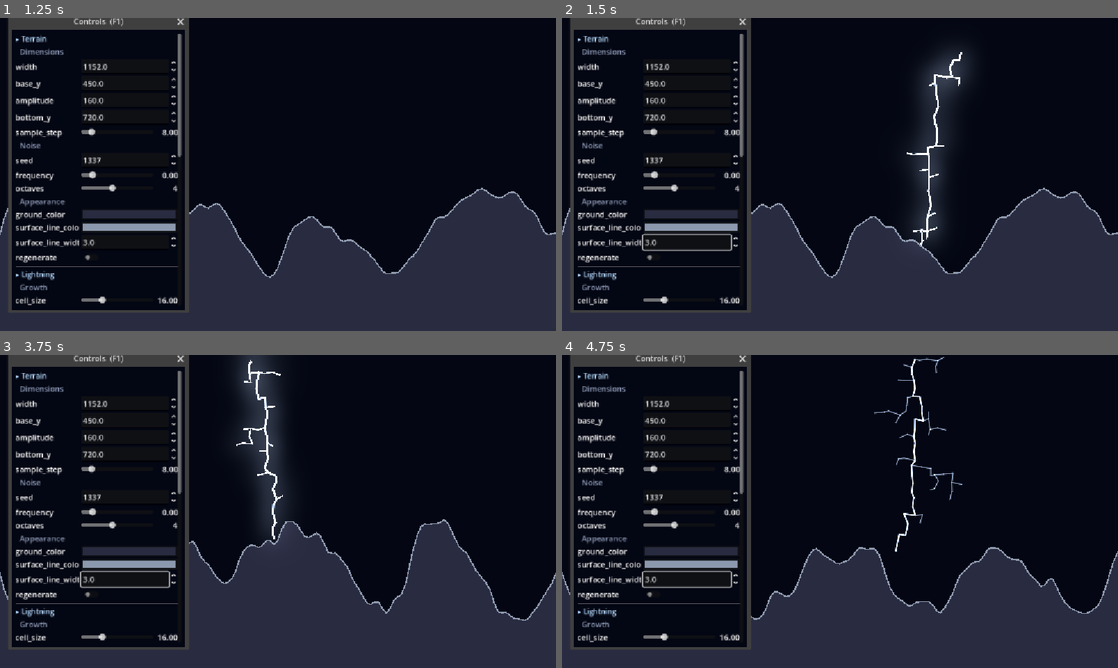
Above: before the commit, frames 1-4 (two rows, left to right).
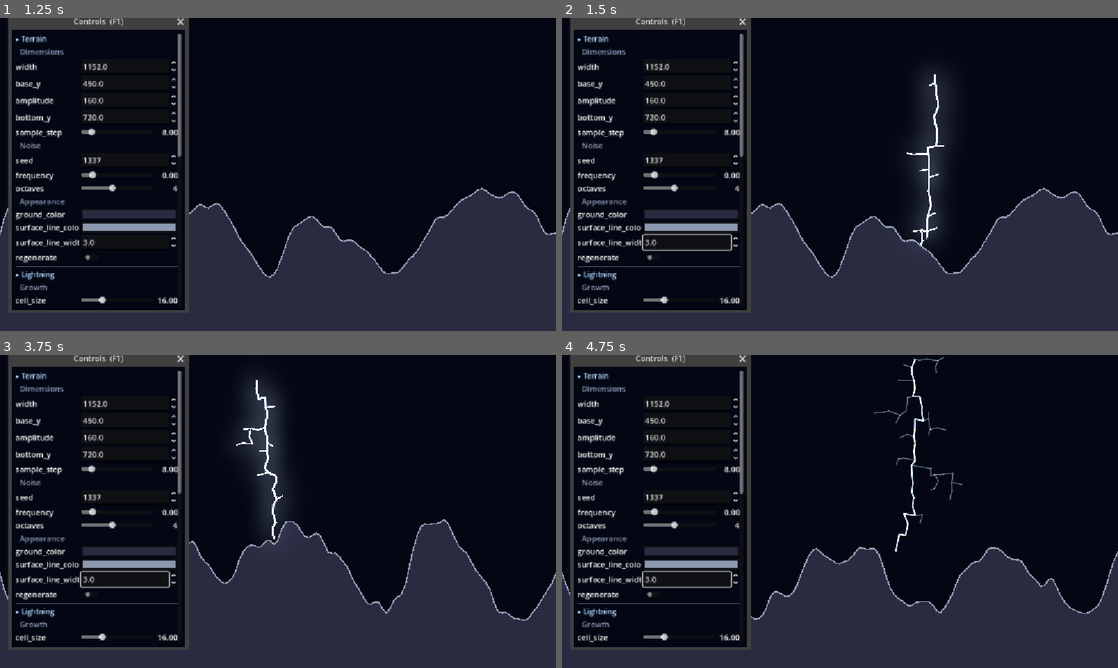
Above: after the commit, the same moments.

Repository: choe050919/lightning-sim
Game: Godot game, scene res://scenes/main.tscn
Same seed, same stepped clock (60 frames per second), same inputs: the game is played once before the commit and once after it.
Inputs (mouse positions are in pixels of both pictures, inside the frame that each line leads up to):
- Up to frame 1 (1.25 s): click (88, 259) at 0.5 s
- Up to frame 2 (1.5 s): tap Enter at 1.25 s; move the mouse to (962, 158) at 1.27 s; hold Right from 1.28 s (still down); tap R at 1.35 s; click (962, 158) at 1.42 s
- Up to frame 3 (3.75 s): move the mouse to (166, 527) at 2.02 s; release Right at 2.03 s; hold Down 2.03-2.78 s; tap R at 2.1, 2.85, 3.6 s; tap Space at 2.75 s; move the mouse to (333, 442) at 2.77 s; hold Right 2.78-3.53 s; tap Enter at 3.5 s; move the mouse to (250, 574) at 3.52 s; hold Up from 3.53 s (still down); click (250, 574) at 3.67 s
- Up to frame 4 (4.75 s): move the mouse to (1006, 558) at 4.27 s; release Up at 4.28 s; hold A from 4.28 s (still down); tap R at 4.35 s

Frame 1 is identical in both runs. In frame 2, 0.6% of the frame differs, in the area x 66-74%, y 10-23%; in frame 3, 0.5%; in frame 4, 0.2%.

Commit message:
Tune return stroke: sweep 0.05, afterglow_tau 0.10
Slightly longer wavefront sweep (more visible bottom-up reveal) and a faster afterglow decay (snappier, crisper flash).

Co-Authored-By: Claude Opus 4.8 <noreply@anthropic.com>

Diff:
--- a/src/lightning/lightning.gd
+++ b/src/lightning/lightning.gd
@@ -56,9 +56,9 @@
 ## 완전히 드러난 뒤 사라지는 데 걸리는 시간(초).
 @export var fade_time := 0.6
 ## 귀환뇌격 파면이 채널 전체를 쓸고 지나가는 시간(초). 작을수록 "번쩍"이 더 순간적.
-@export_range(0.0, 0.5, 0.005) var return_sweep_time := 0.04
+@export_range(0.0, 0.5, 0.005) var return_sweep_time := 0.05
 ## 점화된 세그먼트의 잔광 감쇠 시상수(초). 클수록 번쩍인 뒤 더 오래 빛난다.
-@export_range(0.01, 1.0, 0.01) var afterglow_tau := 0.18
+@export_range(0.01, 1.0, 0.01) var afterglow_tau := 0.10
 ## 점화 순간의 과조(overshoot) 밝기 배수. 1=과조 없음, 클수록 닿는 순간 더 세게 번쩍(블룸).
 @export_range(1.0, 4.0, 0.1) var flash_peak := 1.8
 
